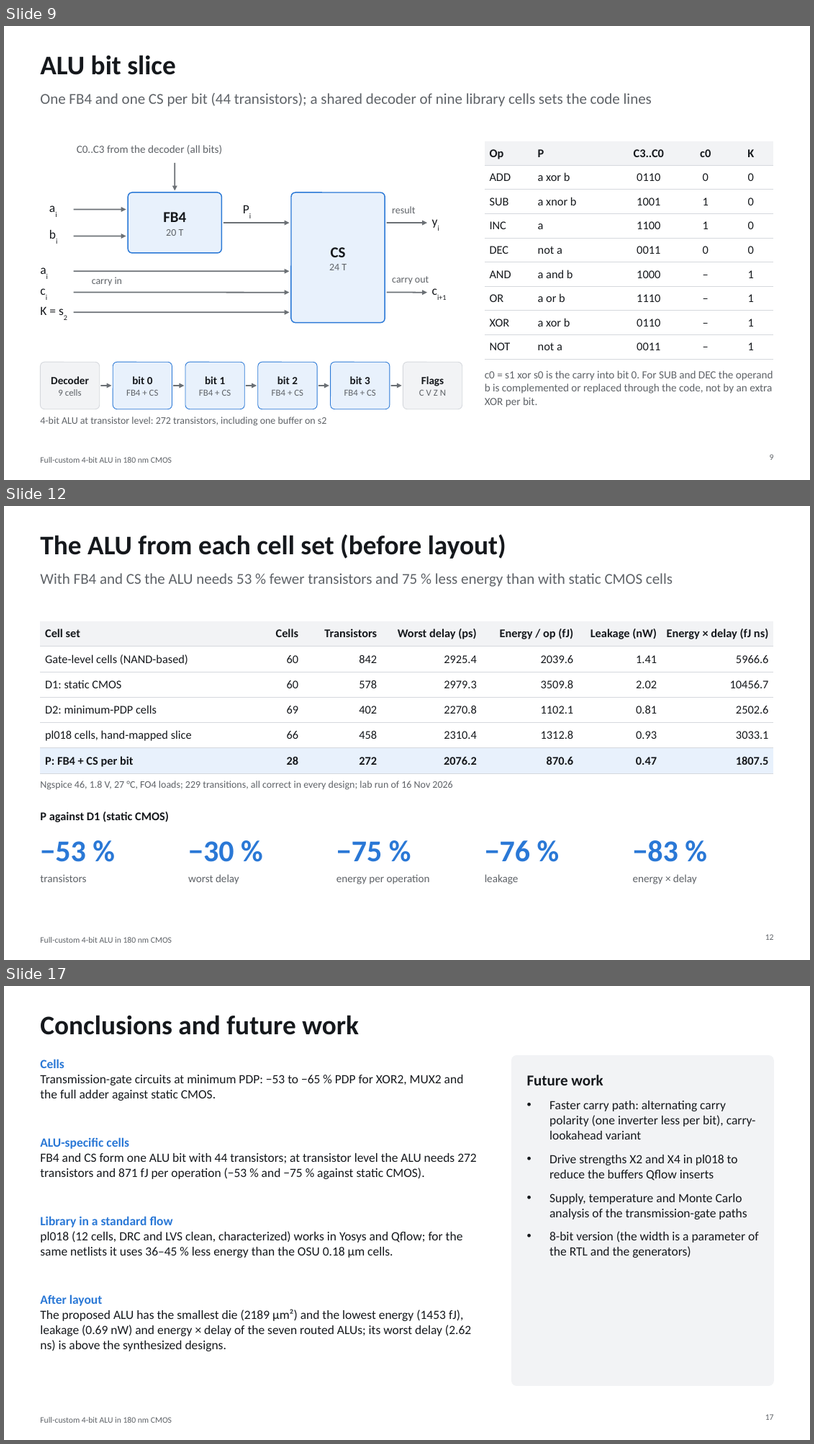
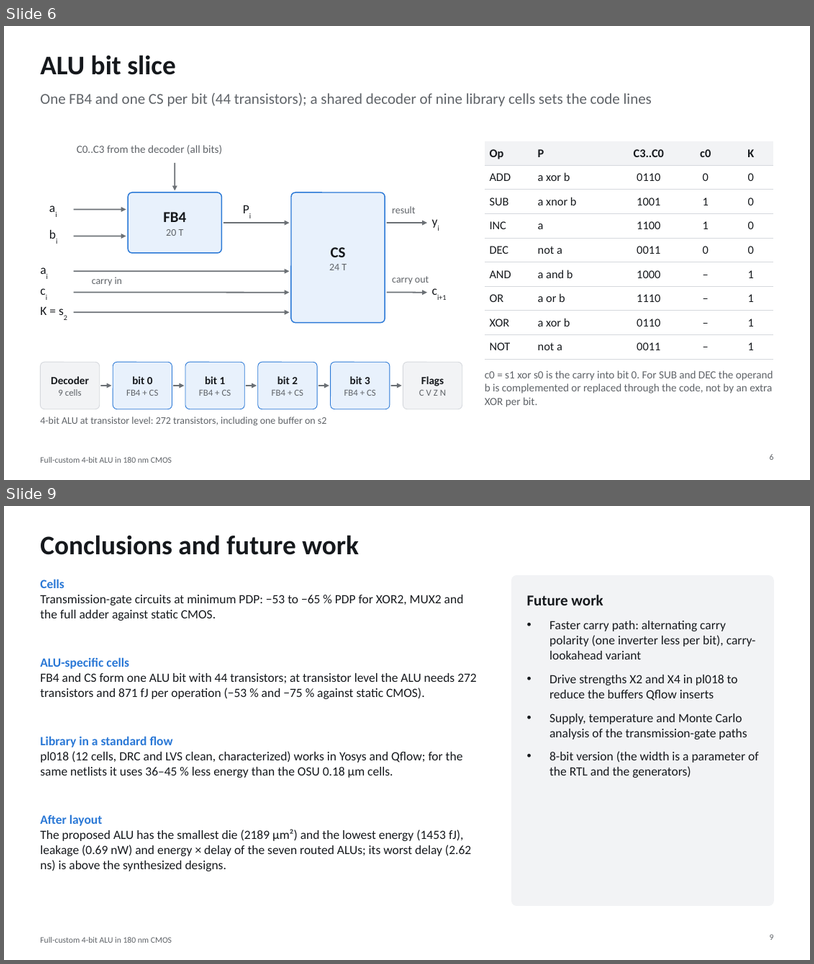
Before and after one commit to manshukgarg/alu-fullcustom-180nm, a slide deck: docs/presentation/ALU4_180nm_presentation.pptx. Shown one above the other, each under a label of ours: slides 9, 12 and 17 before the commit, slides 6 and 9 after it; the slides between them are not shown. The pictures are 814x1444 and 814x964 pixels, drawn with LibreOffice and Linux fonts; fonts in the diff are those of the drawing. Boxes give left, top, right and bottom in pixels: in the first picture for what was removed or moved away, otherwise in the second. Text is boxed around its words. In the diff, an @@ line names an element or a change of style, - is before the commit and + after.

```diff
--- a/docs/presentation/ALU4_180nm_presentation.pptx
+++ b/docs/presentation/ALU4_180nm_presentation.pptx
@@ slide 12 removed at box(4, 506, 810, 960), background #FFFFFF; not listed: 1 template element that a slide beside it also shows @@
@@ title removed at box(40, 534, 507, 559) @@
-The ALU from each cell set (before layout)
@@ text removed at box(40, 573, 673, 587) @@
-With FB4 and CS the ALU needs 53 % fewer transistors and 75 % less energy than with static CMOS cells
@@ table removed at box(40, 621, 774, 770), 6 rows, 7 columns @@
-Cell set | Cells | Transistors | Worst delay (ps) | Energy / op (fJ) | Leakage (nW) | Energy × delay (fJ ns)
-Gate-level cells (NAND-based) | 60 | 842 | 2925.4 | 2039.6 | 1.41 | 5966.6
-D1: static CMOS | 60 | 578 | 2979.3 | 3509.8 | 2.02 | 10456.7
-D2: minimum-PDP cells | 69 | 402 | 2270.8 | 1102.1 | 0.81 | 2502.6
-pl018 cells, hand-mapped slice | 66 | 458 | 2310.4 | 1312.8 | 0.93 | 3033.1
-P: FB4 + CS per bit | 28 | 272 | 2076.2 | 870.6 | 0.47 | 1807.5
@@ text removed at box(40, 780, 453, 790) @@
-Ngspice 46, 1.8 V, 27 °C, FO4 loads; 229 transitions, all correct in every design; lab run of 16 Nov 2026
@@ text removed at box(40, 811, 169, 822) @@
-P against D1 (static CMOS)
@@ text removed at box(40, 841, 85, 862) @@
-−53 %
@@ text removed at box(188, 841, 234, 862) @@
-−30 %
@@ text removed at box(337, 841, 382, 862) @@
-−75 %
@@ text removed at box(485, 840, 530, 862) @@
-−76 %
@@ text removed at box(633, 840, 679, 862) @@
-−83 %
@@ text removed at box(40, 874, 86, 882) @@
-transistors
@@ text removed at box(188, 874, 239, 884) @@
-worst delay
@@ text removed at box(337, 874, 430, 884) @@
-energy per operation
@@ text removed at box(485, 874, 519, 884) @@
-leakage
@@ text removed at box(633, 874, 697, 884) @@
-energy × delay
@@ page number removed at box(766, 934, 774, 939) @@
-12
@@ what was slide 9 is now slide 6 @@
@@ page number at box(770, 454, 774, 459): text changed @@
-9
+6
@@ what was slide 17 is now slide 9 @@
@@ page number at box(770, 934, 774, 939): text changed @@
-17
+9
```
Also in this commit, not shown: 3 slides changed, 2 slides added, 12 other slides removed, 1 other file.
